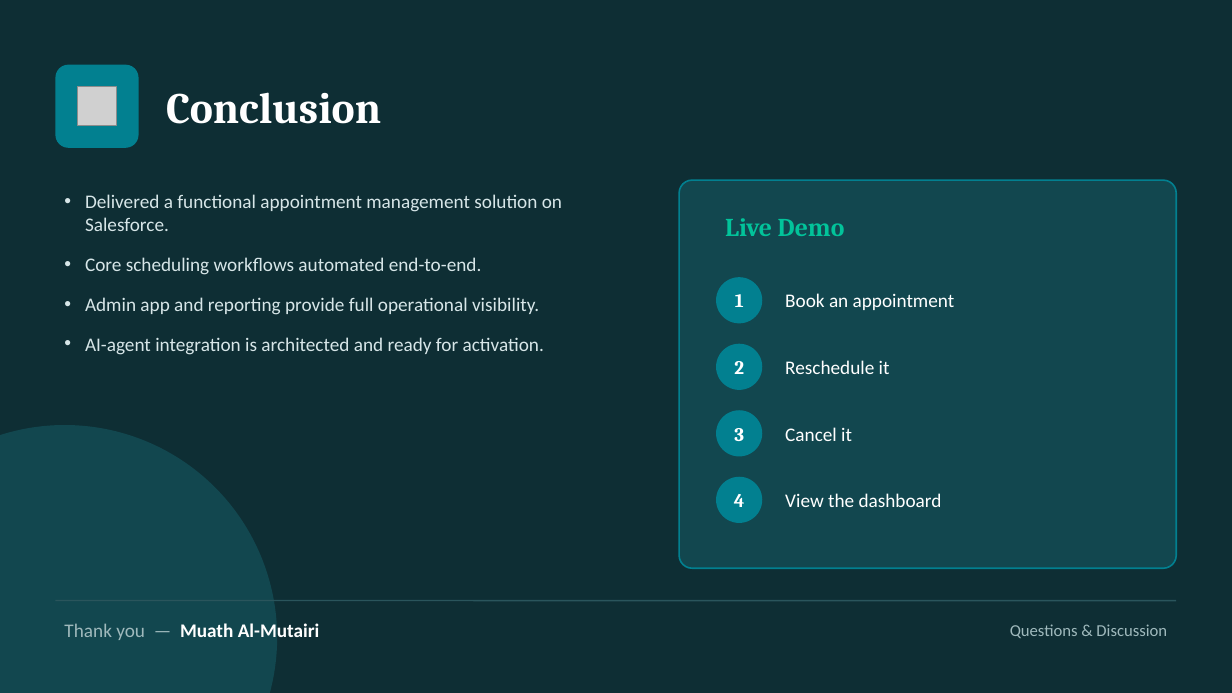
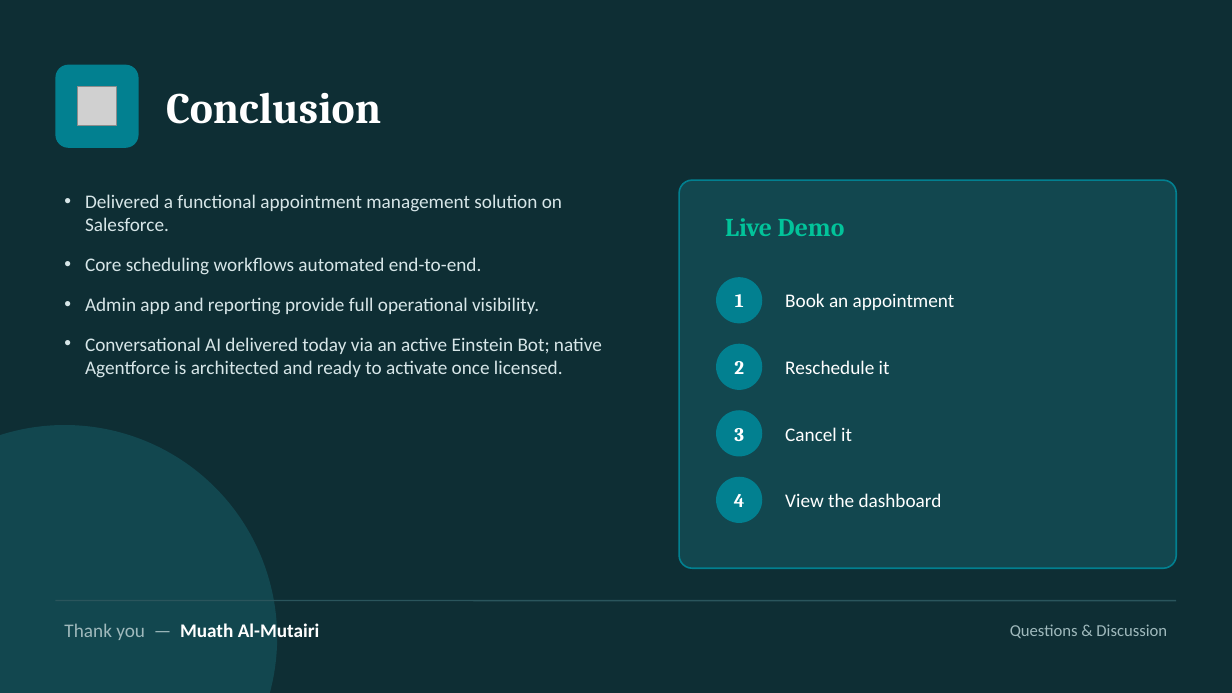
Before and after one commit to Muath477/salesforce-appointment-assistant, a slide deck: slide 15 of Appointment_Assistant_Capstone.pptx. Drawn at 1232x693 pixels with LibreOffice and Linux fonts; fonts in the diff are those of the drawing; grey boxes stand for pictures. Boxes give left, top, right and bottom in pixels: in the first picture for what was removed or moved away, otherwise in the second. Text is boxed around its words. In the diff, an @@ line names an element or a change of style, - is before the commit and + after.

Commit message:
Close compliance gaps: phase mapping, data quality, validation logic, DevOps/maintenance docs, bot test results, Agentforce status sync

```diff
--- a/Appointment_Assistant_Capstone.pptx
+++ b/Appointment_Assistant_Capstone.pptx
@@ text at <box>85,337,602,378</box>: text changed @@
-• AI-agent integration is architected and ready for activation.
+• Conversational AI delivered today via an active Einstein Bot; native Agentforce is architected and ready to activate once licensed.
```
Also in this commit, not shown: 3 other files.
